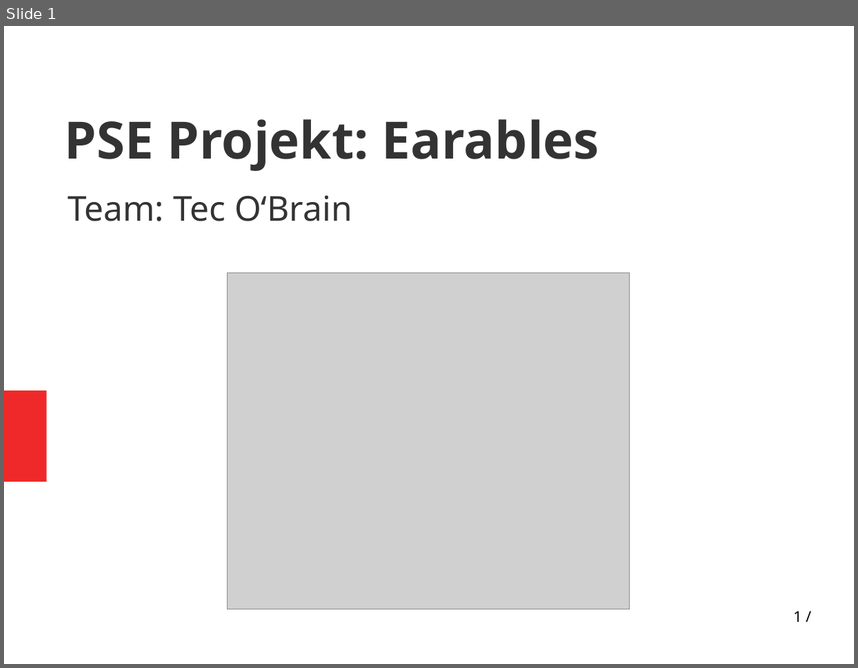
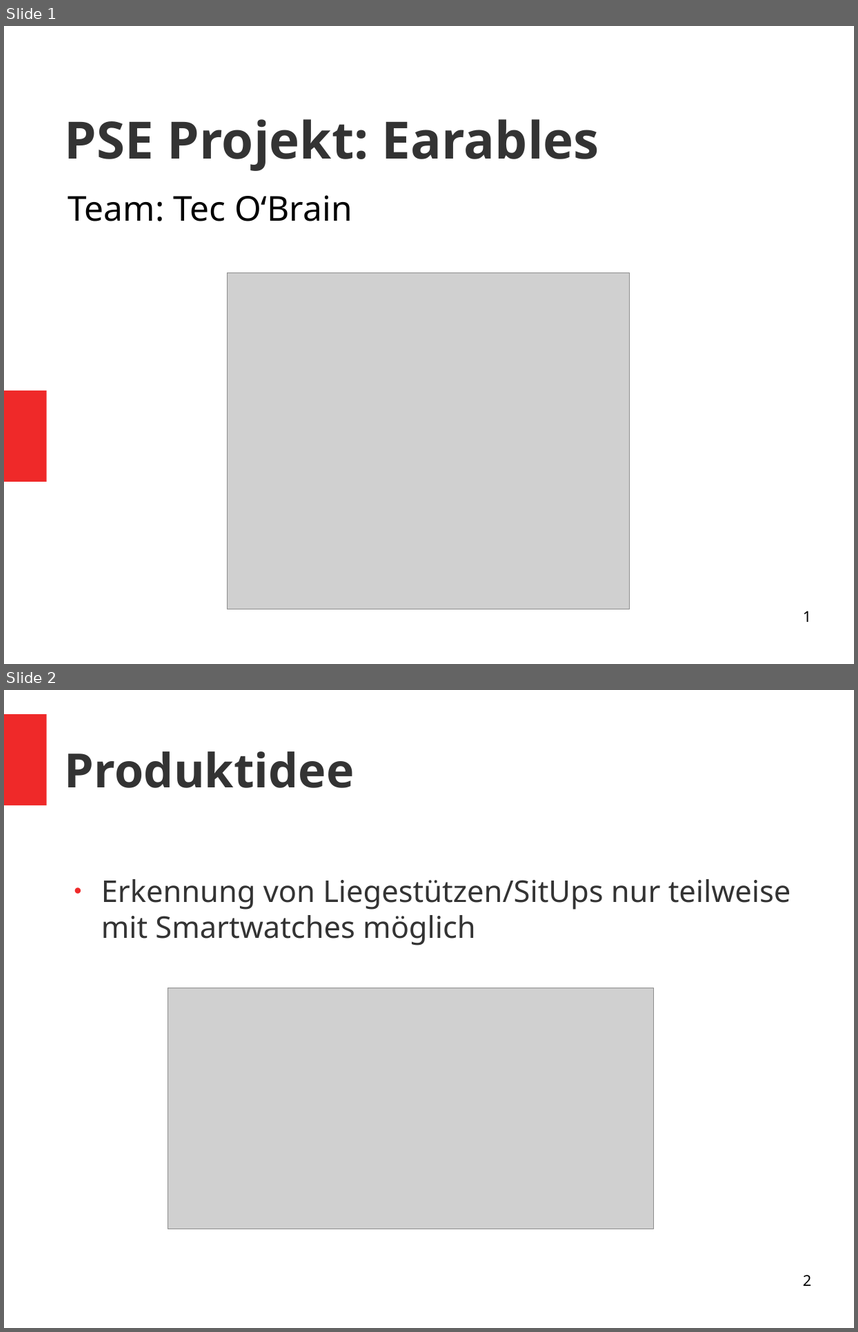
Before and after one commit to vlle1/dokumente-earablesKIT, a slide deck: Abschlusspräsi/Abschlusspräsi.odp. Shown one above the other, each under a label of ours: slide 1 before the commit, slides 1 and 2 after it. The pictures are 858x668 and 858x1332 pixels, drawn with LibreOffice and Linux fonts; fonts in the diff are those of the drawing; grey boxes stand for pictures. Boxes give left, top, right and bottom in pixels: in the first picture for what was removed or moved away, otherwise in the second. Text is boxed around its words. In the diff, an @@ line names an element or a change of style, - is before the commit and + after.

```diff
--- a/Abschlusspräsi/Abschlusspräsi.odp
+++ b/Abschlusspräsi/Abschlusspräsi.odp
@@ slide 2 added at (4, 690, 854, 1328), background #FFFFFF @@
@@ rectangle added at (4, 714, 46, 805), fill #EF2929 @@
@@ title added at (65, 751, 355, 788), 44 pt, text #333333, bold @@
+Produktidee
@@ text added at (101, 879, 791, 945), 28 pt, text #333333 @@
+● Erkennung von Liegestützen/SitUps nur teilweise mit Smartwatches möglich
@@ picture added at (168, 988, 654, 1228) @@
@@ page number added at (803, 1274, 811, 1285), 14 pt, text #000000 @@
+2
@@ slide 1 changed as well @@
@@ subtitle "Team: Tec O‘Brain" at (68, 195, 352, 221): text colour #333333 to #000000; less space between paragraphs @@
@@ page number at (803, 610, 811, 621): text changed @@
-1 /
+1
```
Also in this commit, not shown: 8 other slides changed, 5 other slides added, 4 slides removed, 3 other files.
